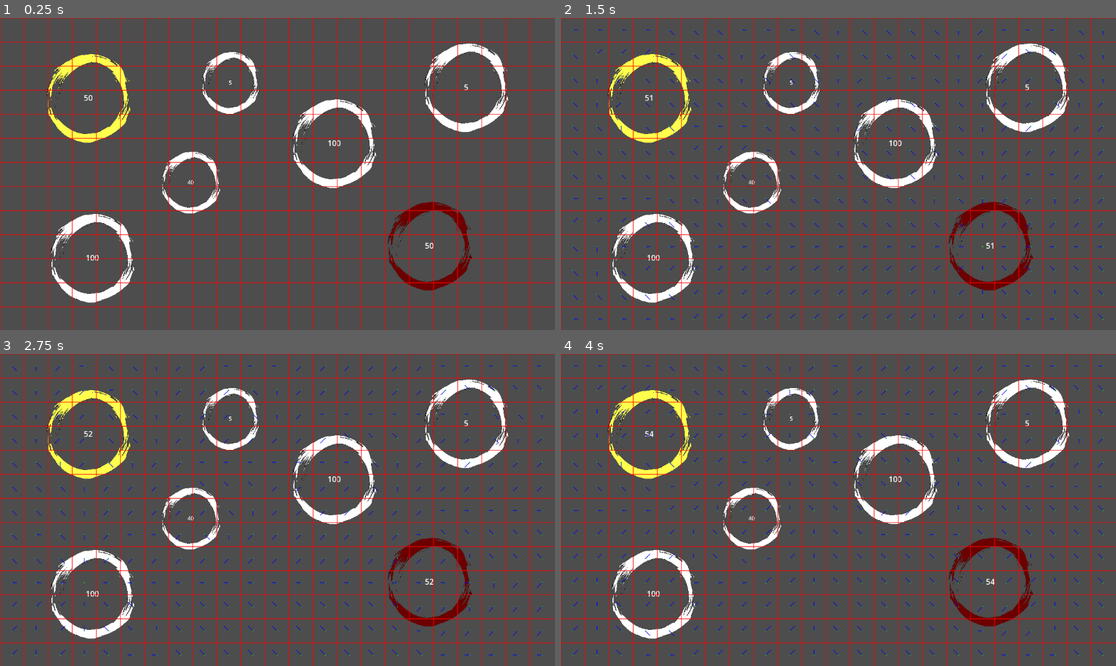
Above: before the commit, frames 1-4 (two rows, left to right).
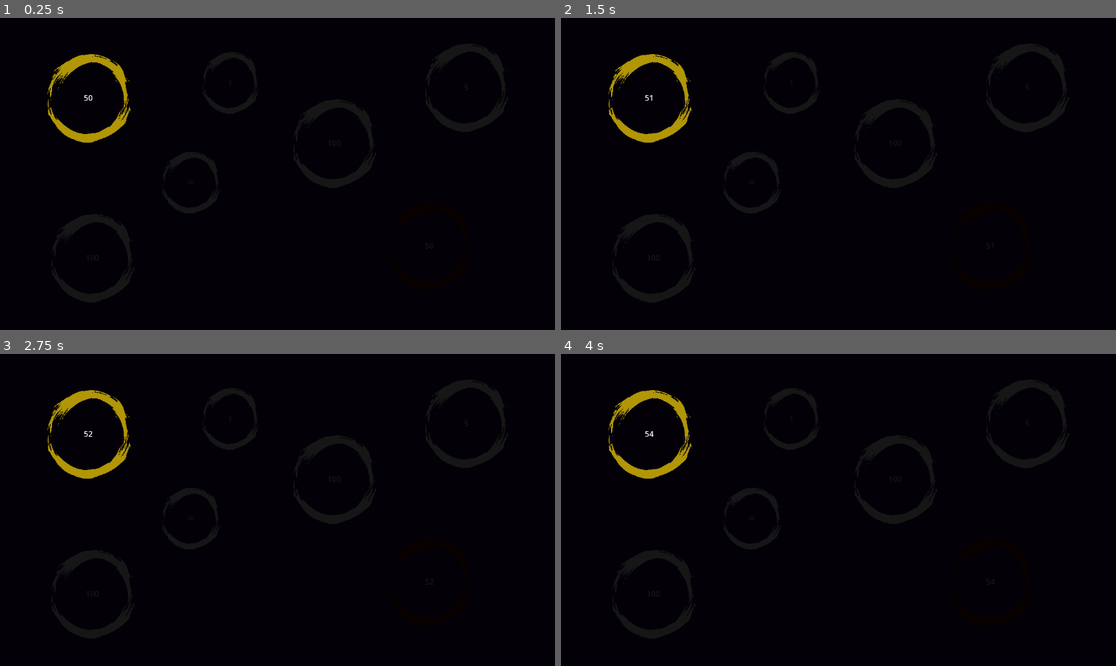
Above: after the commit, the same moments.

Repository: FabienSchmitt/Symbiosis
Game: Godot game, scene res://scenes/main_cells.tscn
Two runs of this game, one before a commit and one after it. Both use one fixed random seed, a clock stepped at 60 frames per second and the inputs below.
Inputs (mouse positions are in pixels of both pictures, inside the frame that each line leads up to):
- Up to frame 1 (0.25 s): no input
- Up to frame 2 (1.5 s): tap Enter at 0.5 s; move the mouse to (649, 99) at 0.52 s; click (649, 99) at 0.67 s; tap Space at 1.25 s; move the mouse to (993, 245) at 1.27 s; click (993, 245) at 1.42 s
- Up to frame 3 (2.75 s): tap Enter at 2 s; move the mouse to (94, 594) at 2.02 s; click (94, 594) at 2.17 s
- Up to frame 4 (4 s): tap Space at 2.75 s; move the mouse to (1027, 422) at 2.77 s; click (1027, 422) at 2.92 s; tap Enter at 3.5 s; move the mouse to (794, 419) at 3.52 s; click (794, 419) at 3.67 s

The runs differ from the first frame. In frame 1, 100% of the frame differs, in the area x 0-100%, y 0-100%; in frame 2, 100%; in frame 3, 100%; in frame 4, 100%.

Commit message:
few stuff -> going limbo mode

Diff:
--- /dev/null
+++ b/default_bus_layout.tres
@@ -0,0 +1,15 @@
+[gd_resource type="AudioBusLayout" format=3 uid="uid://d4j3pwl71ox0y"]
+
+[resource]
+bus/1/name = &"Music"
+bus/1/solo = false
+bus/1/mute = false
+bus/1/bypass_fx = false
+bus/1/volume_db = 0.0
+bus/1/send = &"Master"
+bus/2/name = &"Sound"
+bus/2/solo = false
+bus/2/mute = false
+bus/2/bypass_fx = false
+bus/2/volume_db = 0.0
+bus/2/send = &"Master"
--- /dev/null
+++ b/resources/player/player_data.tres
@@ -0,0 +1,9 @@
+[gd_resource type="Resource" script_class="PlayerData" load_steps=3 format=3 uid="uid://ri00vtvrj18o"]
+
+[ext_resource type="Script" uid="uid://cxxink0aabi2a" path="res://scripts/player_data.gd" id="1_lx46u"]
+[ext_resource type="Resource" uid="uid://b2l64oqp8lfh1" path="res://resources/species/yellow.tres" id="2_sxxnk"]
+
+[resource]
+resource_name = "PlayerData"
+script = ExtResource("1_lx46u")
+species = ExtResource("2_sxxnk")
--- a/resources/species/yellow.tres
+++ b/resources/species/yellow.tres
@@ -4,6 +4,6 @@
 
 [resource]
 script = ExtResource("1_fmem5")
-color = Color(1, 1, 0.3019608, 1)
+color = Color(0.7032619, 0.59598196, 0.030281365, 1)
 is_neutral = false
 metadata/_custom_type_script = "uid://doyc57yk1jnih"
--- a/scenes/cell.tscn
+++ b/scenes/cell.tscn
@@ -1,9 +1,10 @@
-[gd_scene load_steps=6 format=3 uid="uid://ctyvsgmd4ayj"]
+[gd_scene load_steps=7 format=3 uid="uid://ctyvsgmd4ayj"]
 
 [ext_resource type="Script" uid="uid://7nt38xyupsuo" path="res://scripts/cell.gd" id="1_gwrgs"]
 [ext_resource type="Texture2D" uid="uid://7qv6vbxpga2s" path="res://assets/sprites/big_drawn_circle.png" id="1_yh0nt"]
 [ext_resource type="Resource" uid="uid://bqndbj2j1hor7" path="res://resources/species/white.tres" id="2_ds1sf"]
 [ext_resource type="Texture2D" uid="uid://dyj5co0cv8qvs" path="res://assets/sprites/circle.png" id="3_nm02e"]
+[ext_resource type="Texture2D" uid="uid://n75b2avmlbm1" path="res://assets/sprites/white_circle.png" id="4_ecwuj"]
 
 [sub_resource type="CircleShape2D" id="CircleShape2D_gwrgs"]
 radius = 84.66
@@ -40,3 +41,9 @@
 
 [node name="ReplicationTimer" type="Timer" parent="."]
 unique_name_in_owner = true
+
+[node name="PointLight2D" type="PointLight2D" parent="."]
+unique_name_in_owner = true
+position = Vector2(1, -1)
+scale = Vector2(0.25411522, 0.1600006)
+texture = ExtResource("4_ecwuj")
--- /dev/null
+++ b/scenes/filament.tscn
@@ -0,0 +1,6 @@
+[gd_scene load_steps=2 format=3 uid="uid://h5dctevx0yhi"]
+
+[ext_resource type="Script" uid="uid://be42d8mp1jc3i" path="res://scripts/filament.gd" id="1_sxccr"]
+
+[node name="Filament" type="Node2D"]
+script = ExtResource("1_sxccr")
--- a/scenes/main_cells.tscn
+++ b/scenes/main_cells.tscn
@@ -16,6 +16,7 @@
 
 [node name="main_cells" type="Node2D"]
 script = ExtResource("1_m2aax")
+background_color = Color(0.010988503, 1.0066848e-05, 0.030347817, 1)
 
 [node name="Cell" parent="." groups=["cells"] instance=ExtResource("1_0303c")]
 position = Vector2(185, 167)
@@ -54,8 +55,11 @@
 
 [node name="FlowFieldManager" type="Node2D" parent="."]
 unique_name_in_owner = true
+position = Vector2(1, -1)
 script = ExtResource("5_m2aax")
 field_size = Vector2i(23, 13)
 cell_size = 50.0
 obstacle_weight = 2
-debug = true
+
+[node name="CanvasModulate" type="CanvasModulate" parent="."]
+color = Color(0.0885599, 0.0885599, 0.0885599, 1)
--- a/scripts/cell.gd
+++ b/scripts/cell.gd
@@ -12,6 +12,7 @@
 @onready var swarm_multimesh : MultiMeshInstance2D = %SwarmMeshInstance
 @onready var flow_field_manager: FlowFieldManager = %FlowFieldManager
 @onready var _replication_timer: Timer = %ReplicationTimer
+@onready var _light: PointLight2D = %PointLight2D
 
 
 var flow_field: FlowField
@@ -23,10 +24,19 @@
 	_circle.modulate = species.color
 	_selected_circle.modulate = species.color
 
+	#shaders stuff
+	# _circle.material = _circle.material.duplicate()
+	# set_shader()
+
+	print("player data : ",  GameManager.player_data.species.color)
+	_light.enabled = GameManager.player_data.species == species
+
 func _process(delta: float) -> void:
 	if (size >= max_size) : return
 	if (_replication_timer.is_stopped()) :
 		_replication_timer.start()
+
+	_light.enabled = GameManager.player_data.species == species
 
 
 func _input_event(viewport, event, shape_idx):
@@ -45,12 +55,15 @@
 	# in case, there is a change of species, restart timer
 	_replication_timer.start()
 
+# func set_shader() -> void:
+# 	_circle.material.set_shader_parameter("base_color", species.color)
 
 func update_species(new_species: Species) -> void:
 	# TODO : when we have some other way to get the species.
 	species = new_species
 	_selected_circle.modulate = species.color
 	_circle.modulate = species.color
+	# set_shader()
 
 func _on_timer_timeout() -> void:
 	if species.is_neutral: return
--- /dev/null
+++ b/scripts/cell.gdshader
@@ -0,0 +1,51 @@
+shader_type canvas_item;
+
+uniform float pulse_speed : hint_range(0.1, 10) = 1.5;
+uniform float pulse_strength : hint_range(0.0, 1.0) = 0.12;
+uniform float membrane_noise_scale : hint_range(1.0, 10.0) = 4.0;
+uniform float membrane_distort : hint_range(0.0, 0.2) = 0.08;
+
+uniform vec4 base_color : source_color = vec4(0.2, 0.8, 1.0, 1.0);
+uniform float alpha_min : hint_range(0.0, 1.0) = 0.25;
+uniform float alpha_max : hint_range(0.0, 1.0) = 1.0;
+
+float noise(vec2 p) {
+    return fract(sin(dot(p, vec2(12.9898, 78.233))) * 43758.5453123);
+}
+
+float smooth_noise(vec2 uv) {
+    vec2 i = floor(uv);
+    vec2 f = fract(uv);
+    float a = noise(i);
+    float b = noise(i + vec2(1.0, 0.0));
+    float c = noise(i + vec2(0.0, 1.0));
+    float d = noise(i + vec2(1.0, 1.0));
+    vec2 u = f * f * (3.0 - 2.0 * f);
+    return mix(mix(a, b, u.x), mix(c, d, u.x), u.y);
+}
+
+void fragment() {
+    vec2 uv = UV * membrane_noise_scale;
+
+    // Oscillation globale (pulsation)
+    float t = TIME * pulse_speed;
+    float pulse = sin(t) * pulse_strength;
+
+    // Distorsion de membrane
+    float n = smooth_noise(uv + vec2(sin(t), cos(t)) * 0.5);
+    float distortion = (n - 0.5) * membrane_distort;
+
+    // Application de la distorsion
+    vec2 distorted_uv = UV + distortion;
+
+    // Couleur finale
+    vec4 color = texture(TEXTURE, UV);
+	color = mix(color, base_color, color.a);
+
+    // Transparence dynamique
+    float alpha_wave = mix(alpha_min, alpha_max, 0.5 + 0.5 * sin(t + n * 3.14));
+    color.a *= alpha_wave;
+
+    // Dessin final
+    COLOR = color;
+}
--- /dev/null
+++ b/scripts/filament.gd
@@ -0,0 +1,25 @@
+extends Node2D
+
+@export var start_node: Node2D
+@export var end_node: Node2D
+@export var color: Color = Color(0.5, 0.8, 1.0, 0.4)
+@export var wave_amplitude: float = 8.0
+@export var wave_frequency: float = 5.0
+@export var segments: int = 20
+
+var t: float = 0.0
+
+func _process(delta):
+    t += delta
+    queue_redraw()
+
+func _draw():
+    if not start_node or not end_node:
+        return
+    var points = []
+    for i in range(segments + 1):
+        var f = i / float(segments)
+        var pos = start_node.global_position.lerp(end_node.global_position, f)
+        var offset = Vector2(0, sin(f * wave_frequency + t * 4.0) * wave_amplitude)
+        points.append(to_local(pos + offset.rotated((end_node.global_position - start_node.global_position).angle())))
+    draw_polyline(points, color, 2.0)
--- a/scripts/game_manager.gd
+++ b/scripts/game_manager.gd
@@ -4,20 +4,19 @@
 var _selected_cells : Array[Cell]
 var connection : Array[Behaviors]
 var grid: FlowFieldGrid
+var player_data: PlayerData
 
 enum Behaviors {SYMBIOSE, PREDATION, PARASITE}
 
-var all_species = {
-	# "blue": preload("res://resources/species/blue.tres"),
-	# "red": preload("res://resources/species/red.tres"),
-	# "neutral": preload("res://resources/species/neutral.tres"),
-	# "yellow": preload("res://resources/species/yellow.tres"),
-}
+func _ready() -> void:
+	player_data = load("res://resources/player/player_data.tres")
+
+func init_scene():
+	create_grid()
 
 ## Cells
 func add_cell(cell: Cell) -> void:
 	_cells.append(cell)
-
 
 func add_selected_cell(cell : Cell) -> void:
 	# If the cell has already been selected, we unselect
--- a/scripts/main_cells.gd
+++ b/scripts/main_cells.gd
@@ -1,4 +1,8 @@
 extends Node2D
 
+@export var background_color: Color = Color.BROWN
+
 func _ready() -> void:
-    GameManager.create_grid()
+	print("init scene")
+	GameManager.init_scene()
+	RenderingServer.set_default_clear_color(background_color)
--- /dev/null
+++ b/scripts/player_data.gd
@@ -0,0 +1,4 @@
+class_name PlayerData
+extends Resource
+
+@export var species: Species
Not shown, added: scripts/cell.gdshader.uid
Not shown, added: scripts/filament.gd.uid
Not shown, added: scripts/player_data.gd.uid
